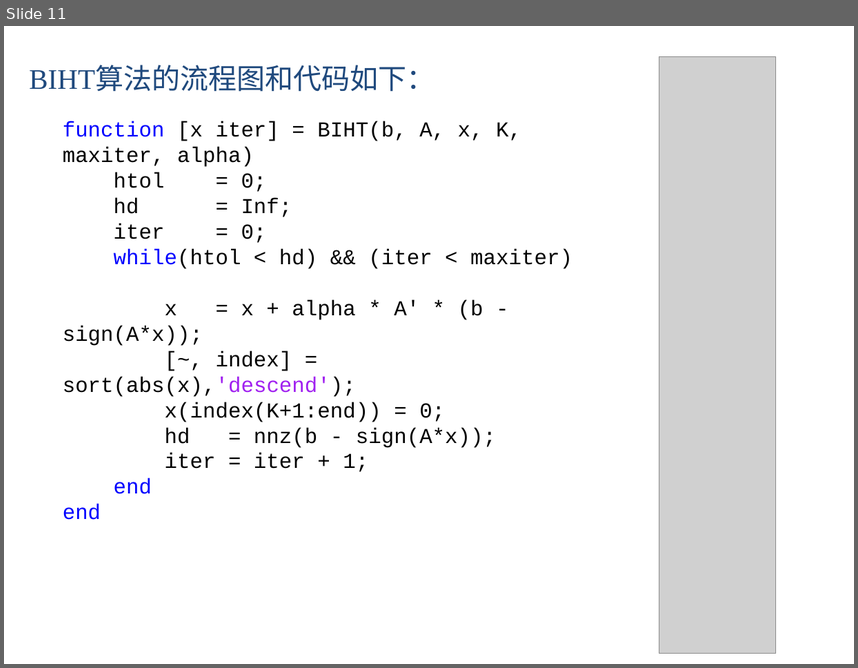
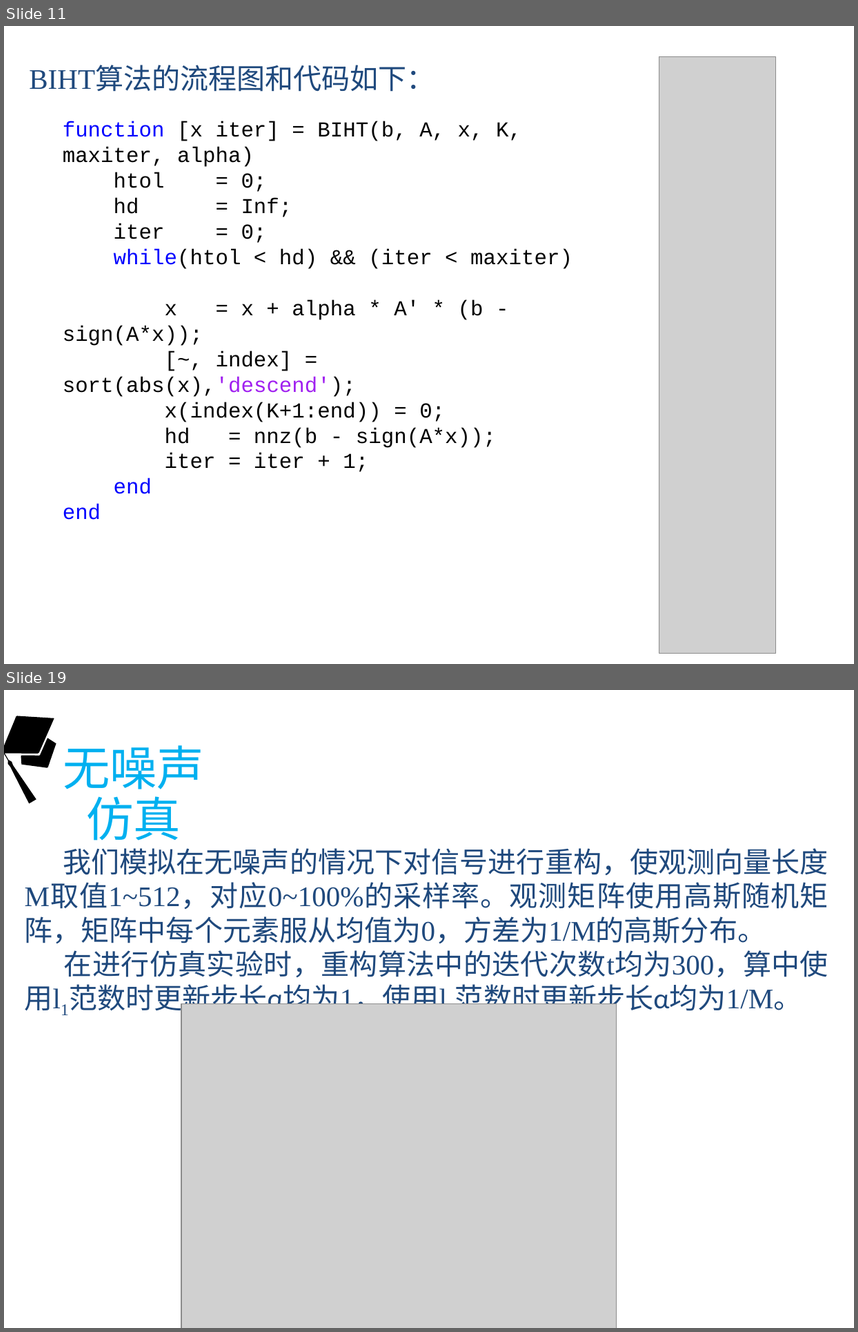
Before and after one commit to cyq7on/MyPaper_Xhu, a slide deck: 答辩.pptx. Shown one above the other, each under a label of ours: slide 11 before the commit, slides 11 and 19 after it; the slides between them are not shown. The pictures are 858x668 and 858x1332 pixels, drawn with LibreOffice and Linux fonts; fonts in the diff are those of the drawing; grey boxes stand for pictures; background and template pictures are left out. Boxes give left, top, right and bottom in pixels: in the first picture for what was removed or moved away, otherwise in the second. Text is boxed around its words. In the diff, an @@ line names an element or a change of style, - is before the commit and + after.

```diff
--- a/答辩.pptx
+++ b/答辩.pptx
@@ slide 19 added at (4,690,854,1328), background picture (left out) @@
@@ freeform shape added at (4,700,85,803), fill #000000 @@
@@ freeform shape added at (16,736,65,778), fill #000000 @@
@@ text added at (63,745,204,840), 40 pt, text #00B0F0 @@
+无噪声仿真
@@ text added at (25,848,829,1016), 24 pt, text #1F497D @@
+我们模拟在无噪声的情况下对信号进行重构，使观测向量长度M取值1~512，对应0~100%的采样率。观测矩阵使用高斯随机矩阵，矩阵中每个元素服从均值为0，方差为1/M的高斯分布。
+在进行仿真实验时，重构算法中的迭代次数t均为300，算中使用l1范数时更新步长α均为1，使用l2范数时更新步长α均为1/M。
@@ picture added at (181,1004,617,1328) @@
```
Also in this commit, not shown: 5 slides changed, 6 other slides added, 1 other file.
